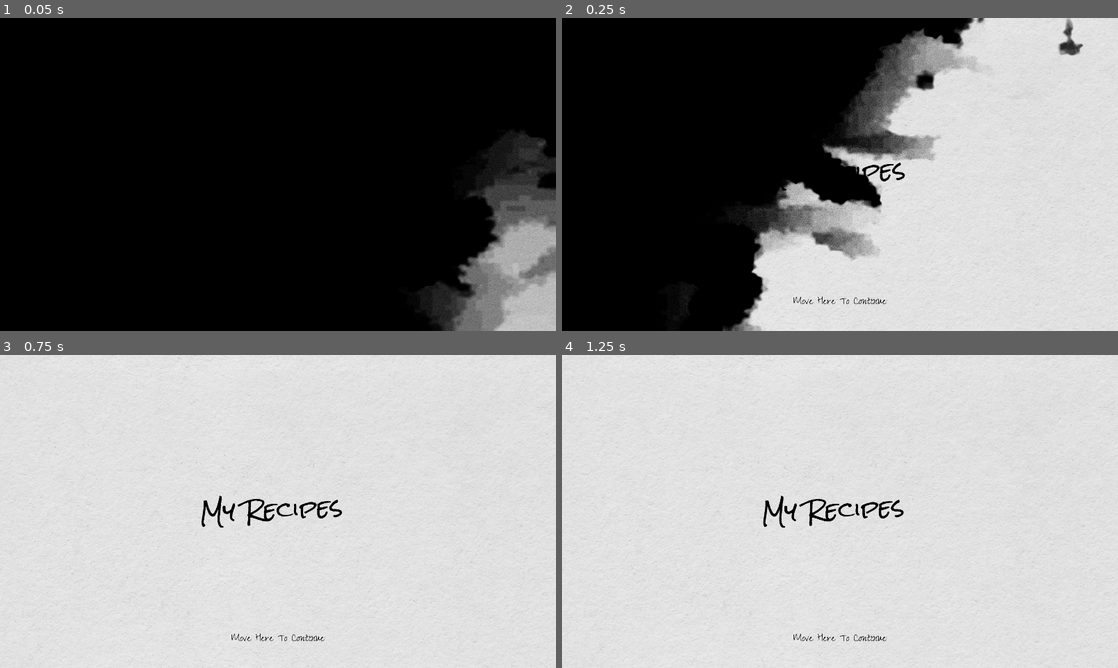
Above: before the commit, frames 1-4 (two rows, left to right).
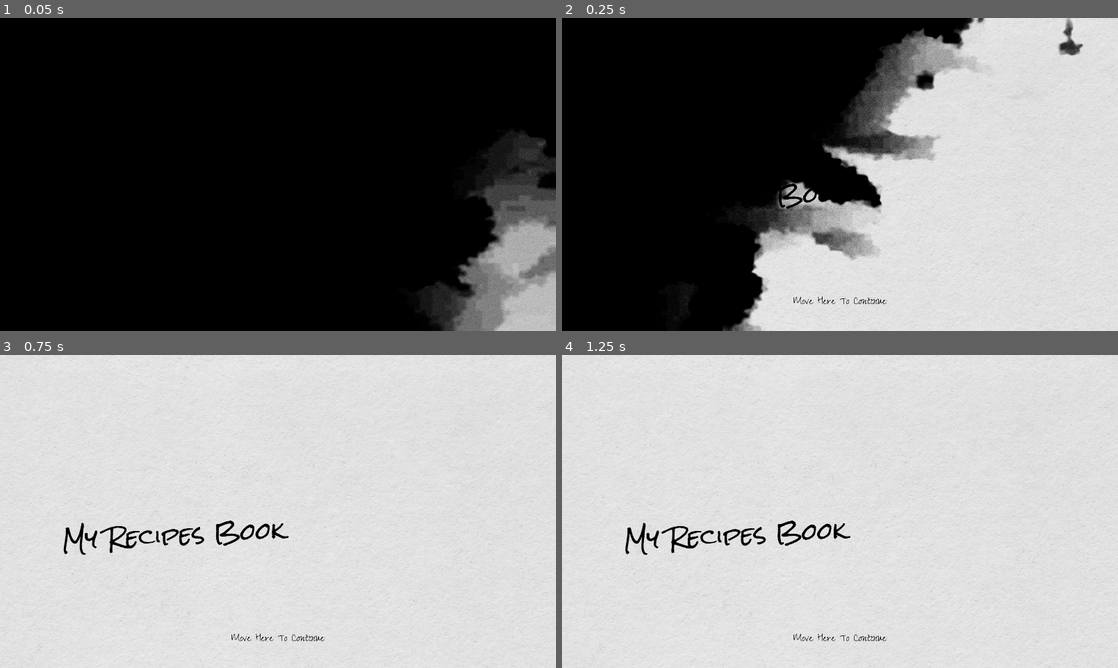
Above: after the commit, the same moments.

Repository: SAM2WOW/ProjectGrandma
Game: Godot game, scene res://levels/menu.tscn
Two runs of this game, one before a commit and one after it. Both use one fixed random seed, a clock stepped at 60 frames per second and the inputs below.
Inputs (mouse positions are in pixels of both pictures, inside the frame that each line leads up to):
- Up to frame 1 (0.05 s): no input
- Up to frame 2 (0.25 s): no input
- Up to frame 3 (0.75 s): tap Enter at 0.5 s; move the mouse to (400, 495) at 0.52 s; hold D from 0.53 s (still down); tap K at 0.6 s; click (400, 495) at 0.67 s
- Up to frame 4 (1.25 s): keep holding D; tap Space at 0.77 s

Frame 1 is identical in both runs. In frame 2, 0.4% of the frame differs, in the area x 33-62%, y 46-61%; in frame 3, 1.6%; in frame 4, 1.6%, in the area x 11-62%, y 44-64%.

Commit message:
Update menu.tscn

Diff:
--- a/levels/menu.tscn
+++ b/levels/menu.tscn
@@ -188,10 +188,10 @@
 [node name="Cooking Scene" type="Node2D" parent="Node2D"]
 
 [node name="EndText" type="RichTextLabel" parent="Node2D/Cooking Scene"]
-offset_left = -544.0
-offset_top = -187.0
-offset_right = 537.0
-offset_bottom = 1738.0
+offset_left = -1496.0
+offset_top = 3.05176e-05
+offset_right = -415.0
+offset_bottom = 1925.0
 rotation = -0.0488692
 scale = Vector2(2.16475, 2.16475)
 mouse_filter = 1
@@ -201,7 +201,8 @@
 theme_override_font_sizes/normal_font_size = 60
 theme_override_font_sizes/bold_font_size = 71
 bbcode_enabled = true
-text = "[b]My Recipes[/b]"
+text = "[b]My Recipes Book[/b]
+"
 scroll_active = false
 
 [node name="CanvasLayer" type="CanvasLayer" parent="."]
